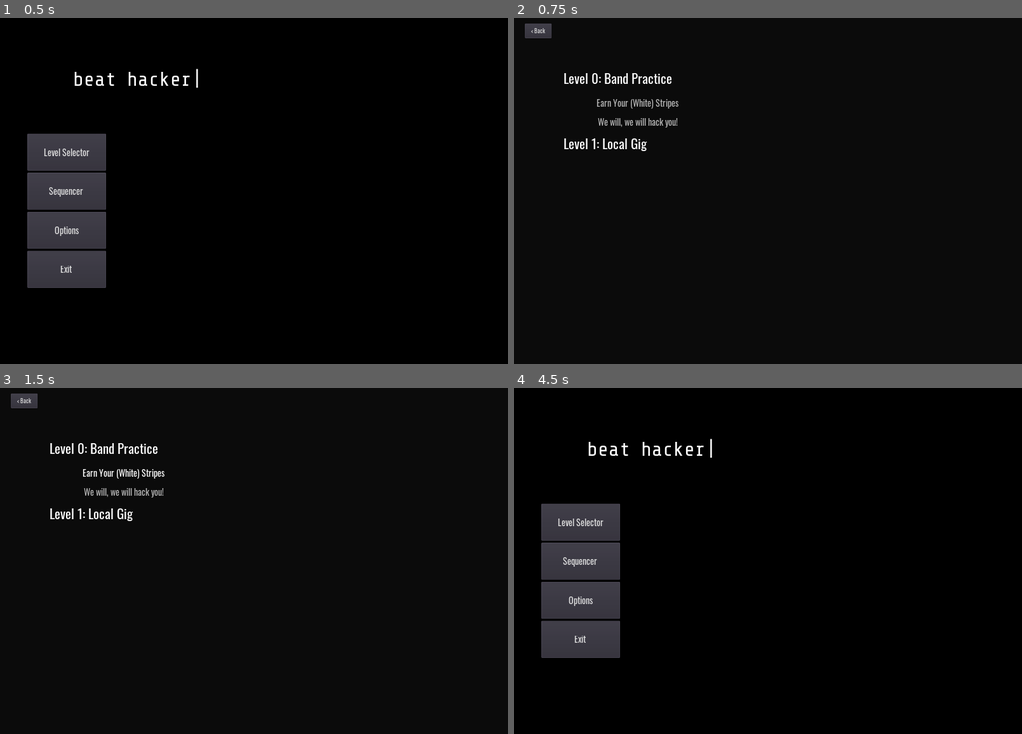
Above: before the commit, frames 1-4 (two rows, left to right).
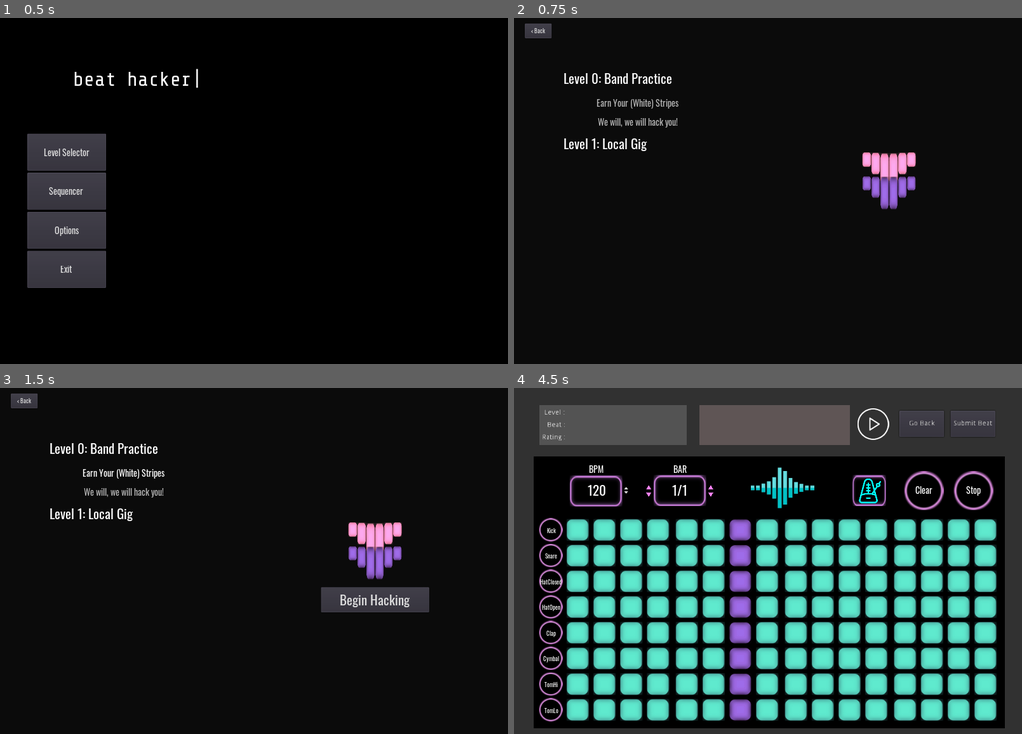
Above: after the commit, the same moments.

Repository: mdructor/beat_hacker
Game: Godot game, scene res://Assets/Scenes/MainMenu.tscn
Two runs of this game, one before a commit and one after it. Both use one fixed random seed, a clock stepped at 60 frames per second and the inputs below.
Inputs (mouse positions are in pixels of both pictures, inside the frame that each line leads up to):
- Up to frame 1 (0.5 s): no input
- Up to frame 2 (0.75 s): click "Level Selector" at 0.5 s
- Up to frame 3 (1.5 s): click "Earn Your (White) Stripes" at 1.25 s
- Up to frame 4 (4.5 s): click "We will, we will hack you!" at 2 s; click (889, 599) at 2.75 s, where only the run after the commit has a clickable "Begin Hacking"; click (971, 491) at 3.5 s, where only the run after the commit has a clickable "Play"; click (539, 401) at 4.25 s, where only the run before the commit has a clickable "< Back"

Frame 1 is identical in both runs. In frame 2, 1.2% of the frame differs, in the area x 68-80%, y 38-56%; in frame 3, 2.8%; in frame 4, 68%, in the area x 0-100%, y 0-100%.

Commit message:
More work  towards level select
Audio Visualizer take 1.

Diff:
--- /dev/null
+++ b/Assets/Scenes/AudioVisuailizer.tscn
@@ -0,0 +1,25 @@
+[gd_scene load_steps=4 format=2]
+
+[ext_resource path="res://Assets/Scripts/AudioVisuailizer.gd" type="Script" id=1]
+[ext_resource path="res://Assets/Images/pink_square.png" type="Texture" id=2]
+[ext_resource path="res://Assets/Images/purple_square.png" type="Texture" id=3]
+
+[node name="AudioVisuailizer" type="Node2D"]
+script = ExtResource( 1 )
+
+[node name="Pink" type="TextureRect" parent="."]
+visible = false
+margin_left = -72.987
+margin_top = 19.0401
+margin_right = -24.987
+margin_bottom = 67.0401
+texture = ExtResource( 2 )
+
+[node name="Purple" type="TextureRect" parent="."]
+visible = false
+margin_left = 1.81311
+margin_top = 68.9334
+margin_right = 49.8131
+margin_bottom = 116.933
+rect_scale = Vector2( 0.4, 1.5 )
+texture = ExtResource( 3 )
--- a/Assets/Scenes/LevelSelect.tscn
+++ b/Assets/Scenes/LevelSelect.tscn
@@ -1,9 +1,10 @@
-[gd_scene load_steps=11 format=2]
+[gd_scene load_steps=12 format=2]
 
 [ext_resource path="res://Assets/Scripts/LevelSelect.gd" type="Script" id=1]
 [ext_resource path="res://Assets/Fonts/oswald_bpm.tres" type="DynamicFont" id=2]
 [ext_resource path="res://Assets/Fonts/oswald_top_ui.tres" type="DynamicFont" id=3]
 [ext_resource path="res://Assets/Fonts/oswald24.tres" type="DynamicFont" id=4]
+[ext_resource path="res://Assets/Scenes/AudioVisuailizer.tscn" type="PackedScene" id=5]
 
 [sub_resource type="Theme" id=1]
 
@@ -73,4 +74,17 @@
 rect_min_size = Vector2( 300, 500 )
 
 [node name="SamplePlayer" type="AudioStreamPlayer" parent="."]
+
+[node name="AudioVisuailizer" parent="." instance=ExtResource( 5 )]
+position = Vector2( 701.31, 260.215 )
+
+[node name="StartLevelBtn" type="Button" parent="."]
+visible = false
+margin_left = 646.533
+margin_top = 402.96
+margin_right = 864.533
+margin_bottom = 453.96
+custom_fonts/font = ExtResource( 2 )
+text = "Begin Hacking"
 [connection signal="pressed" from="BackButton" to="." method="_on_BackButton_pressed"]
+[connection signal="pressed" from="StartLevelBtn" to="." method="_on_StartLevelBtn_pressed"]
--- /dev/null
+++ b/Assets/Scripts/AudioVisuailizer.gd
@@ -0,0 +1,64 @@
+extends Node2D
+
+onready var bus = AudioServer.get_bus_index("Master")
+var pinks = []
+var purples = []
+
+var x_scale = 0.4
+var y_scale_max = 1.5
+var y_scale_min = 0.2
+
+func _ready():
+	for i in range(6):
+		pinks.append(get_node("Pink").duplicate())
+		purples.append(get_node("Purple").duplicate())
+		pinks[i].set_scale(Vector2(x_scale, y_scale_min))
+		purples[i].set_scale(Vector2(x_scale, y_scale_min))
+		pinks[i].rect_position = Vector2(i * 18, 10)
+		purples[i].rect_position = Vector2(i * 18, 58)
+		pinks[i].show()
+		purples[i].show()
+		add_child(pinks[i])
+		add_child(purples[i])
+
+func _process(delta):
+	var left = AudioServer.get_bus_peak_volume_left_db(bus, 0)
+	var right = AudioServer.get_bus_peak_volume_right_db(bus, 0)
+
+	var y_scale = y_scale_max * left * -0.1
+	y_scale = clamp(y_scale, y_scale_min, y_scale_max)
+	pinks[2].set_scale(Vector2(x_scale, y_scale))
+	purples[2].set_scale(Vector2(x_scale, y_scale))
+	var y2 = pinks[1].get_scale().y
+	y2 = y_scale-y2 * .5
+	y2 = clamp(y2, y_scale_min, y_scale_max)
+	pinks[1].set_scale(Vector2(x_scale, y2))
+	purples[1].set_scale(Vector2(x_scale, y2))
+	var y3 = pinks[0].get_scale().y
+	y3 = y2-y3 * .5
+	y3 = clamp(y3, y_scale_min, y_scale_max)
+	pinks[0].set_scale(Vector2(x_scale, y3))
+	purples[0].set_scale(Vector2(x_scale, y3))
+
+	var right_scale = y_scale_max * right * -0.1
+	right_scale = clamp(right_scale, y_scale_min, y_scale_max)
+	pinks[3].set_scale(Vector2(x_scale, right_scale))
+	purples[3].set_scale(Vector2(x_scale, right_scale))
+	var y4 = pinks[4].get_scale().y
+	y4 = right_scale-y4 * .5
+	y4 = clamp(y4, y_scale_min, y_scale_max)
+	pinks[4].set_scale(Vector2(x_scale, y4))
+	purples[4].set_scale(Vector2(x_scale, y4))
+	var y5 = pinks[5].get_scale().y
+	y5 = y4-y5 * .5
+	y5 = clamp(y5, y_scale_min, y_scale_max)
+	pinks[5].set_scale(Vector2(x_scale, y5))
+	purples[5].set_scale(Vector2(x_scale, y5))
+
+
+func clamp(x, low, high):
+	if x < low:
+		return low
+	if x > high:
+		return high
+	return x
--- a/Assets/Scripts/LevelSelect.gd
+++ b/Assets/Scripts/LevelSelect.gd
@@ -27,6 +27,7 @@
 
 
 func _on_BeatLabel_gui_input(beat, selected_btn):
+	get_node("StartLevelBtn").show()
 	selected_btn.pressed = true
 	for btn in beatButtons:
 		if selected_btn != btn:
@@ -37,3 +38,7 @@
 		var beat_sample = load("res://Assets/Sounds/beatsamples/" + beat._sample_path)
 		get_node("SamplePlayer").stream = beat_sample
 		get_node("SamplePlayer").play()
+
+
+func _on_StartLevelBtn_pressed():
+	get_tree().change_scene("res://Assets/Scenes/LevelView.tscn")
